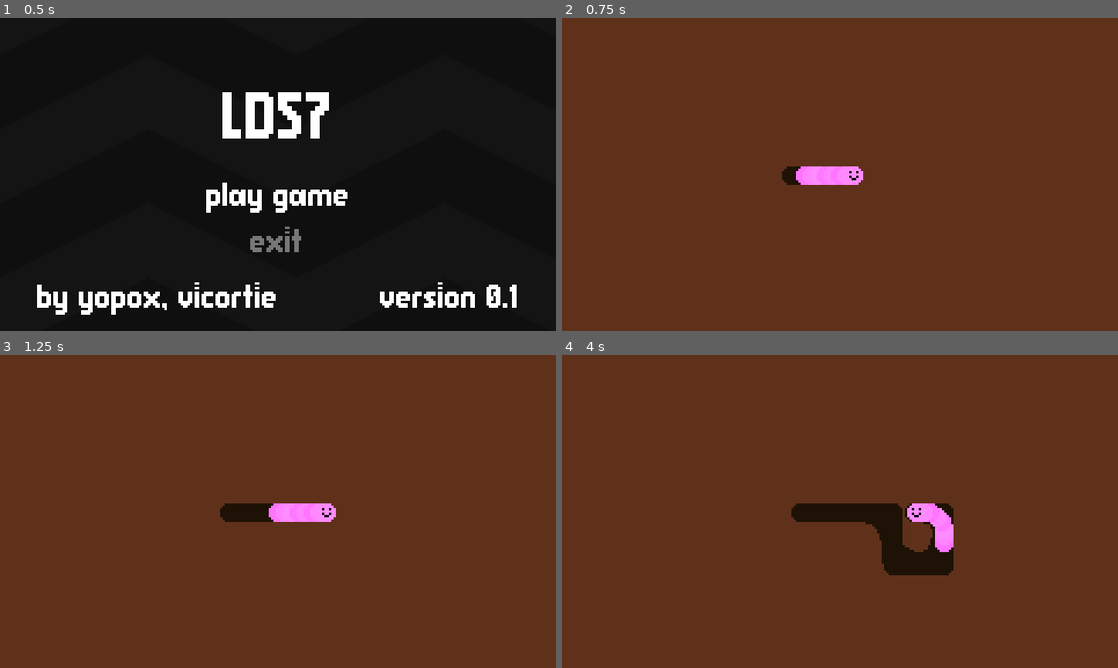
Above: before the commit, frames 1-4 (two rows, left to right).
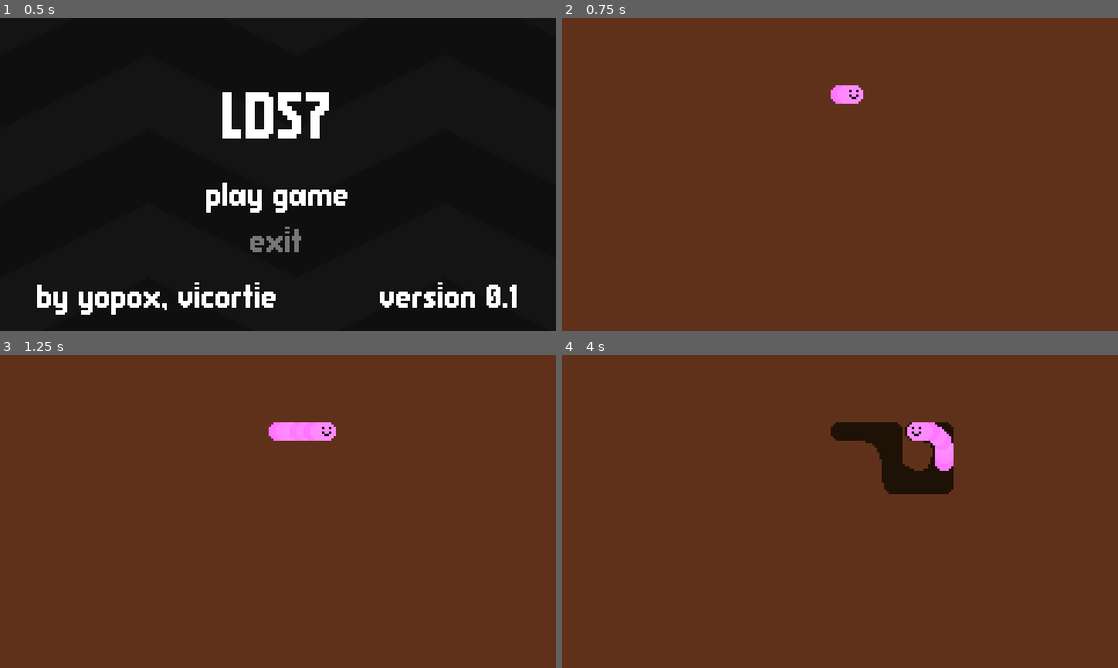
Above: after the commit, the same moments.

Repository: yopox/LD57
Game: Godot game, scene res://scenes/main/main.tscn
Two runs of this game, one before a commit and one after it. Both use one fixed random seed, a clock stepped at 60 frames per second and the inputs below.
Inputs:
- Up to frame 1 (0.5 s): no input
- Up to frame 2 (0.75 s): tap Enter (start) at 0.5 s; hold D (right) from 0.53 s (still down); tap Space (a) at 0.6 s
- Up to frame 3 (1.25 s): keep holding D (right)
- Up to frame 4 (4 s): release D (right) at 1.28 s; hold S (down) 1.28-2.03 s; tap Space (a) at 1.35, 2.3, 2.85, 3.6 s; hold D (right) 2.03-2.78 s; tap Enter (start) at 2.1 s; hold W (up) 2.78-3.53 s; hold A (left) from 3.53 s (still down)

Frame 1 is identical in both runs. In frame 2, 1.1% of the frame differs, in the area x 39-55%, y 21-54%; in frame 3, 1.9%; in frame 4, 6.5%, in the area x 41-71%, y 21-71%.

Commit message:
[camera] screen transitions

Diff:
--- a/actors/worm/worm.gd
+++ b/actors/worm/worm.gd
@@ -1,4 +1,6 @@
 class_name Worm extends Node2D
+
+signal worm_moved(pos: Vector2, disp: Vector2)
 
 @onready var parts: Node2D = $Parts
 
@@ -26,6 +28,7 @@
 	position += displacement
 	parts.position -= displacement
 	head_pos += displacement
+	worm_moved.emit(position, displacement)
 
 	var prev_head = head_pos
 	var z = Util.Z_WORM + parts.get_children().size()
@@ -44,7 +47,7 @@
 
 		# Make dirt dark
 		var dirt_mark: Node2D = dirt.instantiate()
-		dirt_mark.position = temp
+		dirt_mark.position = position + temp - head_pos
 		Util.dirt.add_child(dirt_mark)
 
 		prev_head = temp
--- a/actors/worm/worm.tscn
+++ b/actors/worm/worm.tscn
@@ -14,28 +14,21 @@
 
 [node name="s2" parent="Parts" instance=ExtResource("1_ao0qn")]
 z_index = 107
-position = Vector2(-3, 0)
 
 [node name="s3" parent="Parts" instance=ExtResource("1_ao0qn")]
 z_index = 106
-position = Vector2(-6, 0)
 
 [node name="s4" parent="Parts" instance=ExtResource("1_ao0qn")]
 z_index = 105
-position = Vector2(-9, 0)
 
 [node name="s5" parent="Parts" instance=ExtResource("1_ao0qn")]
 z_index = 104
-position = Vector2(-12, 0)
 
 [node name="s6" parent="Parts" instance=ExtResource("1_ao0qn")]
 z_index = 103
-position = Vector2(-15, 0)
 
 [node name="s7" parent="Parts" instance=ExtResource("1_ao0qn")]
 z_index = 102
-position = Vector2(-18, 0)
 
 [node name="s8" parent="Parts" instance=ExtResource("1_ao0qn")]
 z_index = 101
-position = Vector2(-21, 0)
--- /dev/null
+++ b/scenes/game/camera_2d.gd
@@ -0,0 +1,41 @@
+extends Camera2D
+
+var quadrant = Vector2i(0, 0)
+
+var W = 240
+var H = 135
+var MX = 32
+var MY = 16
+var QW = W - 2 * MX
+var QH = H - 2 * MY
+
+
+func _on_worm_worm_moved(pos: Vector2, disp: Vector2) -> void:
+	var x_0 = QW * quadrant.x + MX
+	var x_1 = x_0 + QW
+
+	var y_0 = QH * quadrant.y + MY
+	var y_1 = y_0 + QH
+
+	var q = quadrant
+
+	if pos.x < x_0 and quadrant.x > -1 and disp.x < 0:
+		quadrant.x -= 1
+	elif pos.x > x_1 and quadrant.x < 1 and disp.x > 0:
+		quadrant.x += 1
+	elif pos.y < y_0 and quadrant.y > 0 and disp.y < 0:
+		quadrant.y -= 1
+	elif pos.y > y_1 and quadrant.y < 2 and disp.y > 0:
+		quadrant.y += 1
+
+	if quadrant != q:
+		var tween = create_tween()
+		tween.set_trans(Tween.TRANS_CUBIC)
+		tween.tween_property(self, "position", quadrant_center(), 0.75)
+
+
+func quadrant_center() -> Vector2:
+	return Vector2(
+		(quadrant.x + 0.5) * QW + MX,
+		(quadrant.y + 0.5) * QH + MY,
+	)
--- a/scenes/game/game.tscn
+++ b/scenes/game/game.tscn
@@ -1,13 +1,19 @@
-[gd_scene load_steps=3 format=3 uid="uid://dv0lqkpdi85l"]
+[gd_scene load_steps=4 format=3 uid="uid://dv0lqkpdi85l"]
 
 [ext_resource type="Script" uid="uid://c38f6wiydsuj2" path="res://scenes/game/game.gd" id="1_7h61r"]
 [ext_resource type="PackedScene" uid="uid://duo4rcb8fe756" path="res://actors/worm/worm.tscn" id="1_sul5r"]
+[ext_resource type="Script" uid="uid://ck2lqn6nvn3uj" path="res://scenes/game/camera_2d.gd" id="3_0sr1o"]
 
 [node name="Game" type="Node2D"]
 script = ExtResource("1_7h61r")
 
 [node name="Worm" parent="." instance=ExtResource("1_sul5r")]
+position = Vector2(120, 32)
 
 [node name="Dirt" type="Node2D" parent="."]
 
 [node name="Camera2D" type="Camera2D" parent="."]
+position = Vector2(120, 67)
+script = ExtResource("3_0sr1o")
+
+[connection signal="worm_moved" from="Worm" to="Camera2D" method="_on_worm_worm_moved"]
--- /dev/null
+++ b/scenes/game/screen.tscn
@@ -0,0 +1,3 @@
+[gd_scene format=3 uid="uid://bli7xg37fbfmh"]
+
+[node name="Screen" type="Node2D"]
Not shown, added: scenes/game/camera_2d.gd.uid
